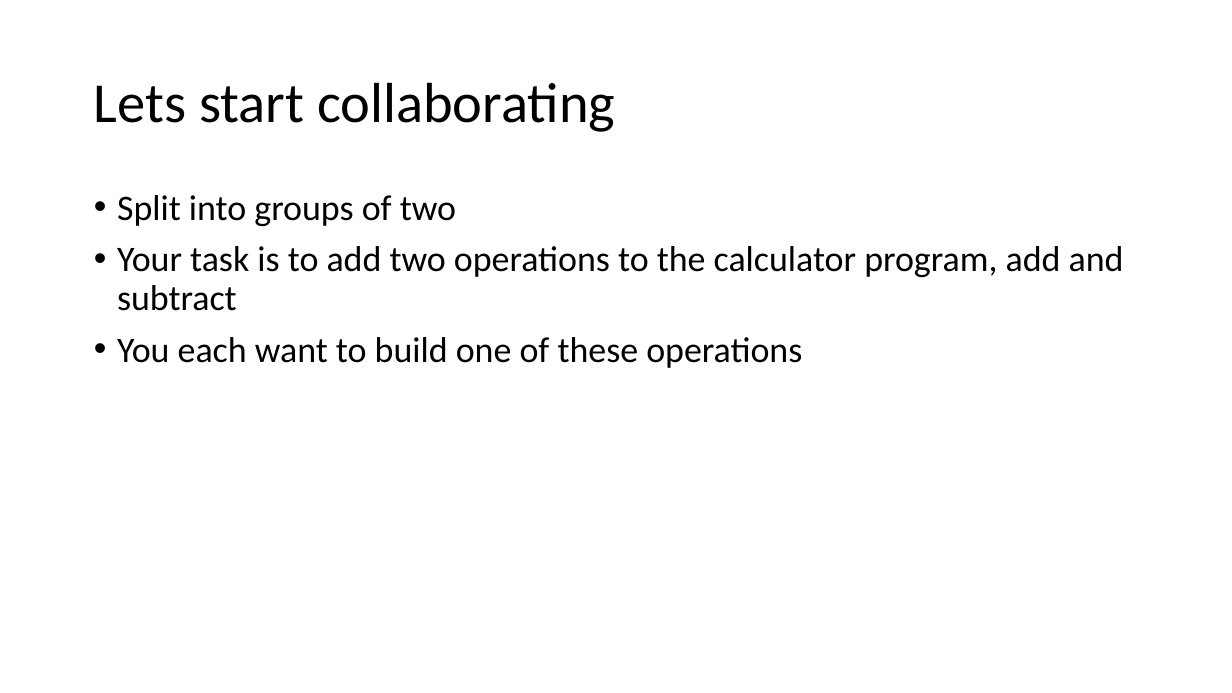
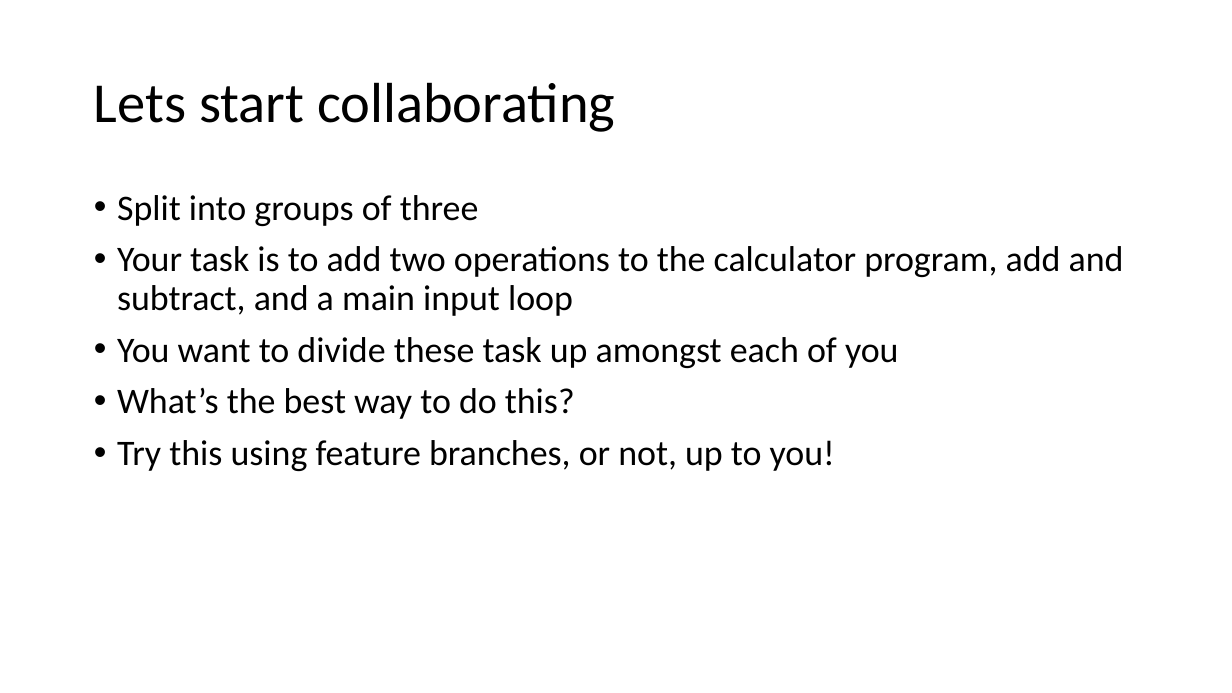
Before and after one commit to milodotnet/bootcamp, a slide deck: slide 81 of SourceControlPresentation.pptx (slide 47 before the commit). Drawn at 1232x693 pixels with LibreOffice and Linux fonts; fonts in the diff are those of the drawing. Boxes give left, top, right and bottom in pixels: in the first picture for what was removed or moved away, otherwise in the second. Text is boxed around its words. In the diff, an @@ line names an element or a change of style, - is before the commit and + after.

```diff
--- a/SourceControlPresentation.pptx
+++ b/SourceControlPresentation.pptx
@@ text at box(117, 195, 1124, 471): text changed @@
-• Split into groups of two
-• Your task is to add two operations to the calculator program, add and subtract
-• You each want to build one of these operations
+• Split into groups of three
+• Your task is to add two operations to the calculator program, add and subtract, and a main input loop
+• You want to divide these task up amongst each of you
+• What’s the best way to do this?
+• Try this using feature branches, or not, up to you!
```
Also in this commit, not shown: 18 other slides changed, 52 slides added, 9 slides removed.
